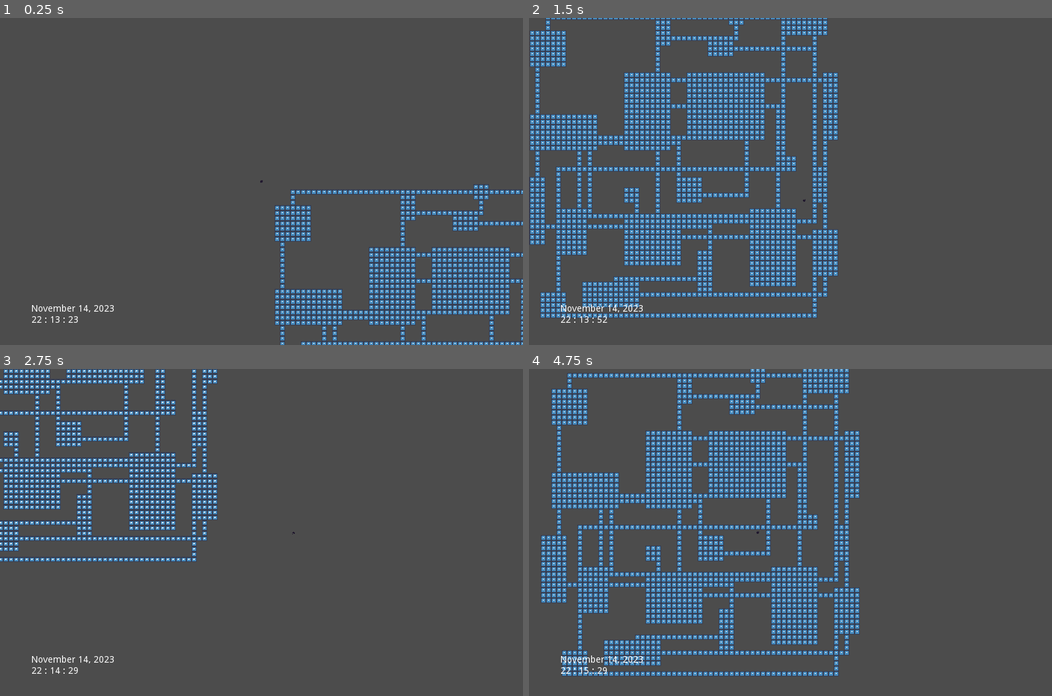
Above: before the commit, frames 1-4 (two rows, left to right).
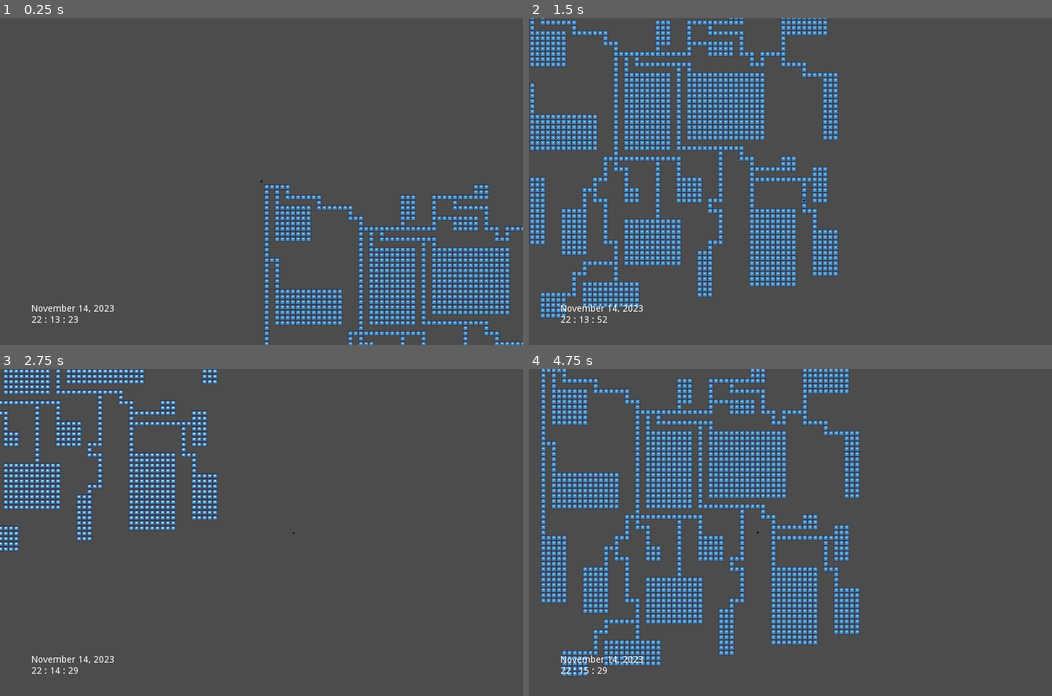
Above: after the commit, the same moments.

Repository: kairuma/temple-of-time
Game: Godot game, scene res://scene/state/Gameplay.tscn
The game is run twice, just before and just after one commit, with the same random seed, the same clock (stepped at 60 frames per second) and the same inputs. The engine's default icon, where the game draws it, is replaced by a stand-in: a white triangle on a blue panel in a dark square.
Inputs:
- Up to frame 1 (0.25 s): no input
- Up to frame 2 (1.5 s): tap Enter at 0.5 s; hold Right (right) 0.53-1.28 s; hold Down (down) from 1.28 s (still down)
- Up to frame 3 (2.75 s): release Down (down) at 2.03 s; hold Right (right) from 2.03 s (still down)
- Up to frame 4 (4.75 s): release Right (right) at 2.78 s; hold Up (up) 2.78-3.53 s; hold Left (left) from 3.53 s (still down)

The runs differ from the first frame. In frame 1, 2.9% of the frame differs, in the area x 50-100%, y 51-100%; in frame 2, 6.0%; in frame 3, 2.3%; in frame 4, 6.6%, in the area x 2-62%, y 0-94%.

Commit message:
map algo works, needs improvements

Diff:
--- a/scene/Map.gd
+++ b/scene/Map.gd
@@ -44,29 +44,139 @@
 			region.append([rect_x, rect_y, rect_w, rect_h])
 	var i: int = 0
 	while i < region.size():
-		var add_connection: bool = false
 		for y in region[i][3]:
 			for x in region[i][2]:
-				add_connection = $TileMap.get_cell(region[i][0] + x, region[i][1] + y) != 0
 				$TileMap.set_cell(region[i][0] + x, region[i][1] + y, 0)
 		i += 1
-		if add_connection and i < region.size():
-			var start_x: int = region[i - 1][0] + randi() % region[i - 1][2]
-			var start_y: int = region[i - 1][1] + randi() % region[i - 1][3]
-			var end_x: int = region[i][0] + randi() % region[i][2]
-			var end_y: int = region[i][1] + randi() % region[i][3]
-			while start_x < end_x:
-				$TileMap.set_cell(start_x, start_y, 0)
-				start_x += 1
-			while start_x > end_x:
-				$TileMap.set_cell(start_x, start_y, 0)
-				start_x -= 1
-			while start_y < end_y:
-				$TileMap.set_cell(start_x, start_y, 0)
-				start_y += 1
-			while start_y > end_y:
-				$TileMap.set_cell(start_x, start_y, 0)
-				start_y -= 1
+	for h in HEIGHT / 2:
+		for w in WIDTH / 2:
+			maze_gen(w * 2 + 1, h * 2 + 1, region)
+	flood_fill()
+	var dead_ends: Array = get_dead_ends()
+	while dead_ends.size() != 0:
+		for d in dead_ends:
+			$TileMap.set_cell(d[0], d[1], -1)
+		dead_ends = get_dead_ends()
+
+func is_in_room(x: int, y: int, rooms: Array) -> bool:
+	for r in rooms:
+		if x >= r[0] and x <= r[0] + r[2] and y >= r[1] and y <= r[1] + r[3]:
+			return true
+	return false
+
+func maze_gen(x: int, y: int, rooms: Array) -> void:
+	if $TileMap.get_cell(x, y) != 0:
+		$TileMap.set_cell(x, y, 0)
+		var walls: Array = []
+		if y - 2 >= 0 and $TileMap.get_cell(x, y - 2) != 0:
+			walls.append([x, y - 2])
+		if y + 2 <= HEIGHT and $TileMap.get_cell(x, y + 2) != 0:
+			walls.append([x, y + 2])
+		if x - 2 >= 0 and $TileMap.get_cell(x - 2, y) != 0:
+			walls.append([x - 2, y])
+		if x + 2 <= WIDTH and $TileMap.get_cell(x + 2, y) != 0:
+			walls.append([x + 2, y])
+		while !walls.empty():
+			var index: int = randi() % walls.size()
+			var w: Array = walls[index]
+			walls.remove(index)
+			$TileMap.set_cell(w[0], w[1], 0)
+			var needs_wall: bool = true
+			var dir: Array = [0, 1, 2, 3]
+			while needs_wall and dir.size() > 0:
+				var dir_index: int = randi() % dir.size()
+				match dir[dir_index]:
+					0:
+						if w[0] - 2 >= 0 and $TileMap.get_cell(w[0] - 2, w[1]) == 0 and !is_in_room(w[0] - 2, w[1], rooms):
+							$TileMap.set_cell(w[0] - 1, w[1], 0)
+							needs_wall = false
+					1:
+						if w[0] + 2 <= WIDTH and $TileMap.get_cell(w[0] + 2, w[1]) == 0 and !is_in_room(w[0] + 2, w[1], rooms):
+							$TileMap.set_cell(w[0] + 1, w[1], 0)
+							needs_wall = false
+					2:
+						if w[1] - 2 >= 0 and $TileMap.get_cell(w[0], w[1] - 2) == 0 and !is_in_room(w[0], w[1] - 2, rooms):
+							$TileMap.set_cell(w[0], w[1] - 1, 0)
+							needs_wall = false
+					3:
+						if w[1] + 2 <= HEIGHT and $TileMap.get_cell(w[0], w[1] + 2) == 0 and !is_in_room(w[0], w[1] + 2, rooms):
+							$TileMap.set_cell(w[0], w[1] + 1, 0)
+							needs_wall = false
+				dir.remove(dir_index)
+			if !needs_wall:
+				if w[1] - 2 >= 0 and $TileMap.get_cell(w[0], w[1] - 2) != 0 and !walls.has([w[0], w[1] - 2]):
+					walls.append([w[0], w[1] - 2])
+				if w[1] + 2 <= HEIGHT and $TileMap.get_cell(w[0], w[1] + 2) != 0 and !walls.has([w[0], w[1] + 2]):
+					walls.append([w[0], w[1] + 2])
+				if w[0] - 2 >= 0 and $TileMap.get_cell(w[0] - 2, w[1]) != 0 and !walls.has([w[0] - 2, w[1]]):
+					walls.append([w[0] - 2, w[1]])
+				if w[0] + 2 <= WIDTH and $TileMap.get_cell(w[0] + 2, w[1]) != 0 and !walls.has([w[0] + 2, w[1]]):
+					walls.append([w[0] + 2, w[1]])
+
+func flood_fill() -> void:
+	var q: Array = []
+	var visited: Array = []
+	var v: int = 0
+	for i in WIDTH * HEIGHT:
+		if $TileMap.get_cell(i % WIDTH, i / WIDTH) == 0:
+			q.append([i % WIDTH, i / WIDTH])
+			visited.append([i % WIDTH, i / WIDTH])
+			break
+	while !q.empty():
+		while !q.empty():
+			var n: Array = q.pop_front()
+			if n[0] - 1 >= 0 and !visited.has([n[0] - 1, n[1]]) and $TileMap.get_cell(n[0] - 1, n[1]) == 0:
+				q.append([n[0] - 1, n[1]])
+				visited.append([n[0] - 1, n[1]])
+			if n[0] + 1 <= WIDTH and !visited.has([n[0] + 1, n[1]]) and $TileMap.get_cell(n[0] + 1, n[1]) == 0:
+				q.append([n[0] + 1, n[1]])
+				visited.append([n[0] + 1, n[1]])
+			if n[1] - 1 >= 0 and !visited.has([n[0], n[1] - 1]) and $TileMap.get_cell(n[0], n[1] - 1) == 0:
+				q.append([n[0], n[1] - 1])
+				visited.append([n[0], n[1] - 1])
+			if n[1] + 1 <= HEIGHT and !visited.has([n[0], n[1] + 1]) and $TileMap.get_cell(n[0], n[1] + 1) == 0:
+				q.append([n[0], n[1] + 1])
+				visited.append([n[0], n[1] + 1])
+		while v < visited.size():
+			if visited[v][0] - 2 >= 0 and $TileMap.get_cell(visited[v][0] - 1, visited[v][1]) != 0 and $TileMap.get_cell(visited[v][0] - 2, visited[v][1]) == 0 and !visited.has([visited[v][0] - 2, visited[v][1]]):
+				$TileMap.set_cell(visited[v][0] - 1, visited[v][1], 0)
+				q.append([visited[v][0] - 1, visited[v][1]])
+				visited.append([visited[v][0] - 1, visited[v][1]])
+				break
+			if visited[v][0] + 2 <= WIDTH and $TileMap.get_cell(visited[v][0] + 1, visited[v][1]) != 0 and $TileMap.get_cell(visited[v][0] + 2, visited[v][1]) == 0 and !visited.has([visited[v][0] + 2, visited[v][1]]):
+				$TileMap.set_cell(visited[v][0] + 1, visited[v][1], 0)
+				q.append([visited[v][0] + 1, visited[v][1]])
+				visited.append([visited[v][0] + 1, visited[v][1]])
+				break
+			if visited[v][1] - 2 >= 0 and $TileMap.get_cell(visited[v][0], visited[v][1] - 1) != 0 and $TileMap.get_cell(visited[v][0], visited[v][1] - 2) == 0 and !visited.has([visited[v][0], visited[v][1] - 2]):
+				$TileMap.set_cell(visited[v][0], visited[v][1] - 1, 0)
+				q.append([visited[v][0], visited[v][1] - 1])
+				visited.append([visited[v][0], visited[v][1] - 1])
+				break
+			if visited[v][1] + 2 <= HEIGHT and $TileMap.get_cell(visited[v][0], visited[v][1] + 1) != 0 and $TileMap.get_cell(visited[v][0], visited[v][1] + 2) == 0 and !visited.has([visited[v][0], visited[v][1] + 2]):
+				$TileMap.set_cell(visited[v][0], visited[v][1] + 1, 0)
+				q.append([visited[v][0], visited[v][1] + 1])
+				visited.append([visited[v][0], visited[v][1] + 1])
+				break
+			v += 1
+
+func get_dead_ends() -> Array:
+	var result: Array = []
+	for y in HEIGHT:
+		for x in WIDTH:
+			if $TileMap.get_cell(x, y) == 0:
+				var neighbors: int = 0
+				if x - 1 >= 0 and $TileMap.get_cell(x - 1, y) == 0:
+					neighbors += 1
+				if x + 1 <= WIDTH and $TileMap.get_cell(x + 1, y) == 0:
+					neighbors += 1
+				if y - 1 >= 0 and $TileMap.get_cell(x, y - 1) == 0:
+					neighbors += 1
+				if y + 1 <= HEIGHT and $TileMap.get_cell(x, y + 1) == 0:
+					neighbors += 1
+				if neighbors <= 1:
+					result.append([x, y])
+	return result
 
 func update_time_hud() -> void:
 	var time_str: String = ""
